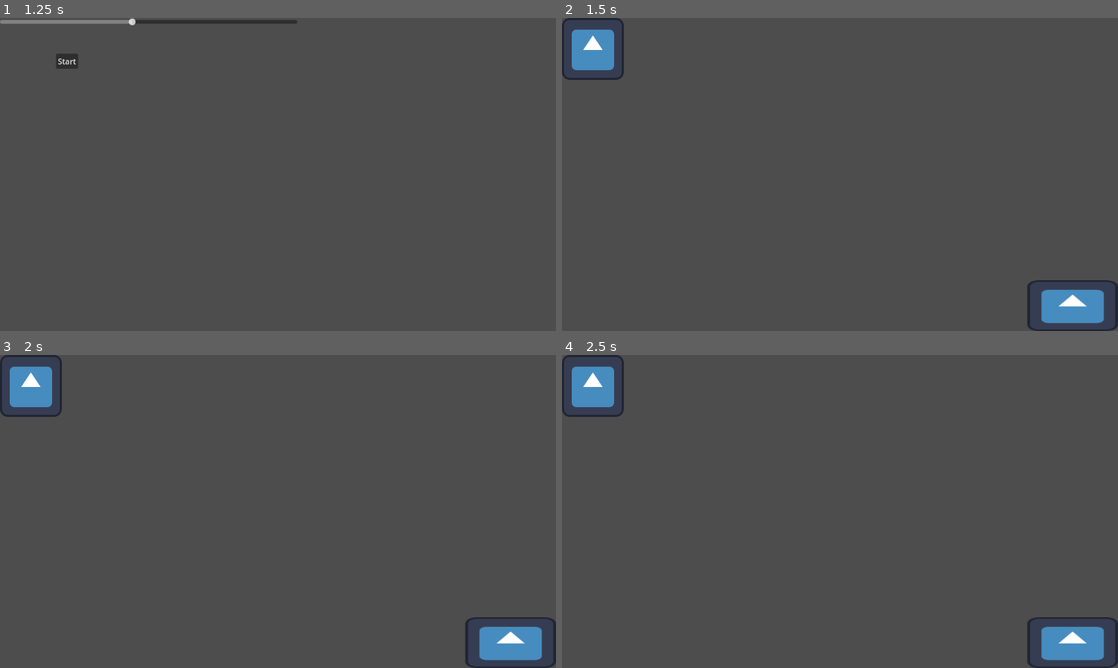
Above: before the commit, frames 1-4 (two rows, left to right).
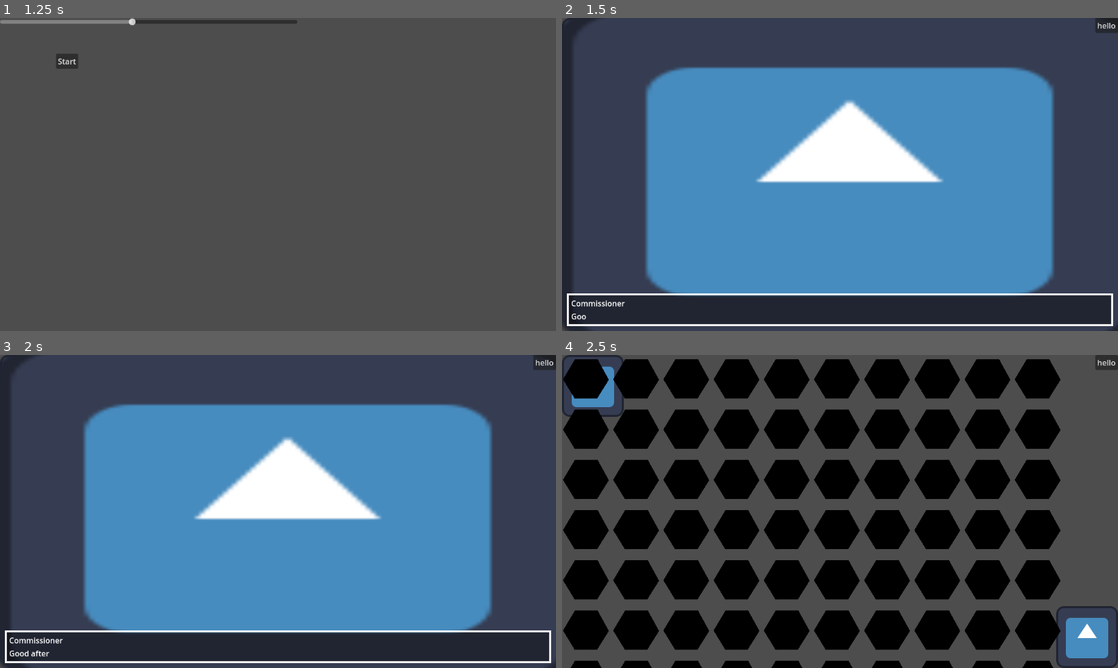
Above: after the commit, the same moments.

Repository: IsaacWalters256/BumblingGnomes
Game: Godot game, scene res://NC/main_main_node.tscn
Two runs of this game, one before a commit and one after it. Both use one fixed random seed, a clock stepped at 60 frames per second and the inputs below. The engine's default icon, where the game draws it, is replaced by a stand-in: a white triangle on a blue panel in a dark square.
Inputs:
- Up to frame 1 (1.25 s): click "New Game" at 0.5 s
- Up to frame 2 (1.5 s): click "Start" at 1.25 s
- Up to frame 3 (2 s): no input
- Up to frame 4 (2.5 s): tap Enter at 2, 2.1 s

Frame 1 is identical in both runs. In frame 2, 67% of the frame differs, in the area x 0-100%, y 0-100%; in frame 3, 67%; in frame 4, 49%.
Error before the commit: Invalid access to property or key 'speech' on a base object of type 'Node2D (boss_talk_screen.gd)'. (res://NC/game_manager.gd:11)

Commit message:
changed map tiles to buttons and added them through code

Diff:
--- a/NC/Menues/gnome_text_box.gd
+++ b/NC/Menues/gnome_text_box.gd
@@ -1,12 +1,20 @@
-extends Control
+extends CanvasLayer
 
-func _unhandled_input(event):
-	if event is InputEventKey:
-		if event.pressed and event.keycode == KEY_ENTER:#would also be on tapping the screen
-			#get_tree().quit()
-			skip_text()
+var text_tween = null
+@onready var text_label = get_node("MarginContainer/VBoxContainer/Container/MarginContainer/VBoxContainer/CharacterTextLabel")
+
+func start(speaker, new_text):
+	get_node("MarginContainer/VBoxContainer/Container/MarginContainer/VBoxContainer/CharacterNameLabel").text = speaker
+	text_label = get_node("MarginContainer/VBoxContainer/Container/MarginContainer/VBoxContainer/CharacterTextLabel")
+	text_label.text = new_text
+	text_tween = get_tree().create_tween()
+	text_tween.tween_property(text_label, "visible_characters", text_label.text.length(), text_label.text.length()/15)
 
 func skip_text():
-	pass#if text already loaded, goes to next
+	if text_label.visible_characters == text_label.text.length():
+		get_parent().text_finished()
+	else:
+		text_tween.kill()
+		text_label.visible_characters = text_label.text.length()
 
 #use a Tween to animate the visible_ratio or visible_characters property of a Label or RichTextLabel
--- a/NC/Menues/gnome_text_box.tscn
+++ b/NC/Menues/gnome_text_box.tscn
@@ -13,17 +13,10 @@
 [sub_resource type="Theme" id="Theme_40a4p"]
 PanelContainer/styles/panel = SubResource("StyleBoxFlat_5hjk2")
 
-[node name="GnomeTextBox" type="Control"]
-layout_mode = 3
-anchors_preset = 15
-anchor_right = 1.0
-anchor_bottom = 1.0
-grow_horizontal = 2
-grow_vertical = 2
+[node name="GnomeTextBox" type="CanvasLayer"]
 script = ExtResource("1_5hjk2")
 
 [node name="MarginContainer" type="MarginContainer" parent="."]
-layout_mode = 1
 anchors_preset = 12
 anchor_top = 1.0
 anchor_right = 1.0
@@ -57,8 +50,8 @@
 
 [node name="CharacterNameLabel" type="Label" parent="MarginContainer/VBoxContainer/Container/MarginContainer/VBoxContainer"]
 layout_mode = 2
-text = "Character Name"
 
 [node name="CharacterTextLabel" type="Label" parent="MarginContainer/VBoxContainer/Container/MarginContainer/VBoxContainer"]
 layout_mode = 2
-text = "hell o thisi is  chacaca kjthek jdifal j"
+autowrap_mode = 2
+visible_characters = 0
--- /dev/null
+++ b/NC/Menues/map_sidebar.tscn
@@ -0,0 +1,15 @@
+[gd_scene format=3 uid="uid://c7y3v7iv0cauh"]
+
+[node name="MapSidebar" type="CanvasLayer"]
+
+[node name="Container" type="VBoxContainer" parent="."]
+anchors_preset = 11
+anchor_left = 1.0
+anchor_right = 1.0
+anchor_bottom = 1.0
+grow_horizontal = 0
+grow_vertical = 2
+
+[node name="Button" type="Button" parent="Container"]
+layout_mode = 2
+text = "hello"
--- a/NC/Speech/english.gd
+++ b/NC/Speech/english.gd
@@ -1,5 +1,5 @@
 extends Node
 
 var speech = {
-
+	"gnome_boss_intro_1": "Good afternoon. I am welcome to inform you that the mayor's council has elected you head of national security. Start recruiting gnomes using the defence budget and get to work sweeping the land in the name of safety. We expect 2-bit things from you Leonard.",
 }
--- a/NC/boss_talk_screen.gd
+++ /dev/null
@@ -1,8 +0,0 @@
-extends Node2D
-
-
-func start(type):
-	if type == "intro":
-		pass
-		#create text
-		#get what we need from speech and put it into texts function
--- a/NC/boss_talk_screen.tscn
+++ /dev/null
@@ -1,6 +0,0 @@
-[gd_scene load_steps=2 format=3 uid="uid://ddk5cqktv51ql"]
-
-[ext_resource type="Script" uid="uid://chw38fmig1qaf" path="res://NC/boss_talk_screen.gd" id="1_o2kau"]
-
-[node name="BossTalkScreen" type="Node2D"]
-script = ExtResource("1_o2kau")
--- a/NC/game_manager.gd
+++ b/NC/game_manager.gd
@@ -3,19 +3,46 @@
 var difficulty = 0
 var current_screen = null
 
-var speech = null
+var interview_view = null
+var map_view = null
+var base_view = null
+var combat_view = null
+
+var speech = {}
+
+func _unhandled_input(event):
+	if event is InputEventKey:
+		if current_screen:
+			current_screen.passed_input(event)
 
 func start(extras):
 	difficulty = extras[0]
 
-	speech = load("res://NC/boss_talk_screen.tscn").instantiate().speech
+	speech = load("res://NC/Speech/english.tscn").instantiate().speech
+
+	interview_view = load("res://NC/interview.tscn").instantiate()
+	self.add_child(interview_view)
+	interview_view.visible = false
+	interview_view.start()
+
+	map_view = load("res://NC/map_screen.tscn").instantiate()
+	self.add_child(map_view)
+	map_view.visible = false
+	map_view.start("map data")
 
 	#load boss starting speech screen
 	switch_current_screen("boss_talk_intro")
 
 
 func switch_current_screen(type):
+	current_screen = null
+	interview_view.visible = false
+	map_view.visible = false
 	if type == "boss_talk_intro":
-		current_screen = load("res://NC/boss_talk_screen.tscn").instantiate()
-		current_screen.start("intro")
-	self.add_child(current_screen)
+		interview_view.new_inst("boss_talk_intro")
+		interview_view.visible = true
+		current_screen = interview_view
+	elif type == "main_map":
+		map_view.new_inst()
+		map_view.visible = true
+		current_screen = map_view
--- a/NC/game_manager.tscn
+++ b/NC/game_manager.tscn
@@ -10,8 +10,7 @@
 [node name="BasicSystems" parent="." instance=ExtResource("1_xbq1l")]
 
 [node name="Icon" type="Sprite2D" parent="."]
-position = Vector2(1058, 595.5)
-scale = Vector2(1.46875, 0.820313)
+position = Vector2(1088, 584)
 texture = ExtResource("2_ti3l8")
 
 [node name="Icon2" type="Sprite2D" parent="."]
--- /dev/null
+++ b/NC/interview.gd
@@ -0,0 +1,25 @@
+extends Node2D
+
+var current_text = null
+
+func passed_input(event):
+	if event is InputEventKey:
+		if event.pressed and event.keycode == KEY_ENTER:#would also be on tapping the screen
+			if current_text:
+				current_text.skip_text()
+
+
+
+func start():
+	pass
+
+
+func new_inst(type):
+	if type == "boss_talk_intro":
+		current_text = load("res://NC/Menues/gnome_text_box.tscn").instantiate()
+		self.add_child(current_text)
+		current_text.start("Commissioner", get_parent().speech["gnome_boss_intro_1"])
+
+func text_finished():
+	get_parent().switch_current_screen("main_map")
+	self.queue_free()
--- /dev/null
+++ b/NC/interview.tscn
@@ -0,0 +1,12 @@
+[gd_scene load_steps=3 format=3 uid="uid://ddk5cqktv51ql"]
+
+[ext_resource type="Script" uid="uid://chw38fmig1qaf" path="res://NC/interview.gd" id="1_7wjtj"]
+[ext_resource type="Texture2D" uid="uid://nvlogmtuim56" path="res://icon.svg" id="2_xqmxd"]
+
+[node name="InterviewView" type="Node2D"]
+script = ExtResource("1_7wjtj")
+
+[node name="Icon" type="Sprite2D" parent="."]
+position = Vector2(596, 328)
+scale = Vector2(9.5625, 5.625)
+texture = ExtResource("2_xqmxd")
--- a/NC/main_main_node.gd
+++ b/NC/main_main_node.gd
@@ -9,13 +9,16 @@
 	var new_child = null
 	if which == "main_menu":
 		new_child = load("res://NC/main_menu.tscn").instantiate()
+		self.add_child(new_child)
 	elif which == "difficulty":
 		new_child = load("res://NC/Menues/difficulty_screen.tscn").instantiate()
+		self.add_child(new_child)
 	elif which == "start_game":
 		new_child = load("res://NC/game_manager.tscn").instantiate()
+		self.add_child(new_child)
 		new_child.start(extras)
 
 	if current_child:
 		current_child.queue_free()
-	self.add_child(new_child)
+
 	current_child = new_child
--- /dev/null
+++ b/NC/map_screen.gd
@@ -0,0 +1,29 @@
+extends CanvasLayer
+
+#we probably want all this to be control nodes actually for easier movement
+
+var map_tiles = []
+
+func start(map_data):
+	for c in 10:
+		var h_box = HBoxContainer.new()
+		get_node("VBoxContainer").add_child(h_box)
+		map_tiles.append([])
+		for r in 10:
+			var new_tile = load("res://NC/map_tile.tscn").instantiate()
+			h_box.add_child(new_tile)
+			map_tiles[c].append(new_tile)
+
+
+
+
+func new_inst():
+	pass
+
+func passed_input(event):
+	if event is InputEventKey:
+		if event.pressed and event.keycode == KEY_ENTER:#would also be on tapping the screen
+			print("enter")
+
+func map_tile_pressed(id_loc):
+	print(id_loc)
--- /dev/null
+++ b/NC/map_screen.tscn
@@ -0,0 +1,13 @@
+[gd_scene load_steps=3 format=3 uid="uid://cekh08i3j7pct"]
+
+[ext_resource type="Script" uid="uid://c14xoqubqs57w" path="res://NC/map_screen.gd" id="1_d3r6u"]
+[ext_resource type="PackedScene" uid="uid://c7y3v7iv0cauh" path="res://NC/Menues/map_sidebar.tscn" id="2_gyvwj"]
+
+[node name="MapScreen" type="CanvasLayer"]
+script = ExtResource("1_d3r6u")
+
+[node name="MapSidebar" parent="." instance=ExtResource("2_gyvwj")]
+
+[node name="VBoxContainer" type="VBoxContainer" parent="."]
+offset_right = 40.0
+offset_bottom = 40.0
--- /dev/null
+++ b/NC/map_tile.tscn
@@ -0,0 +1,12 @@
+[gd_scene load_steps=3 format=3 uid="uid://7s8vxwiwnuy2"]
+
+[ext_resource type="Script" uid="uid://csq11icexeiad" path="res://map_tile.gd" id="1_lxkbv"]
+[ext_resource type="Texture2D" uid="uid://ctcd8f7uymp4m" path="res://Art/Hexagon.png" id="2_td4w7"]
+
+[node name="MapTile" type="TextureButton"]
+offset_right = 8.0
+offset_bottom = 8.0
+texture_normal = ExtResource("2_td4w7")
+script = ExtResource("1_lxkbv")
+
+[connection signal="pressed" from="." to="." method="_on_pressed"]
--- /dev/null
+++ b/map_tile.gd
@@ -0,0 +1,19 @@
+extends TextureButton
+
+#have all this tiles data in here honestly
+@export var id_loc = [0,0]
+@export var type = "forest"
+
+func start(type_x,structures=[]):
+	get_node("Hexagon/Button").text = type
+	if type == "city":
+		get_node("Hexagon/Background").modulate = Color(1,1,0.25)
+	elif type == "farm":
+		get_node("Hexagon/Background").modulate = Color(0,0.75,1)
+	elif type == "forest":
+		get_node("Hexagon/Background").modulate = Color(0.05,1,0.25)
+
+
+
+func _on_pressed() -> void:
+	get_parent().map_tile_pressed(id_loc)#forget this just bring the ui up ourselfs
Binary file added: Art/Hexagon.png
Not shown, added: Art/Hexagon.png.import
Renamed: NC/boss_talk_screen.gd.uid -> NC/interview.gd.uid
Not shown, added: NC/map_screen.gd.uid
Not shown, added: map_tile.gd.uid
